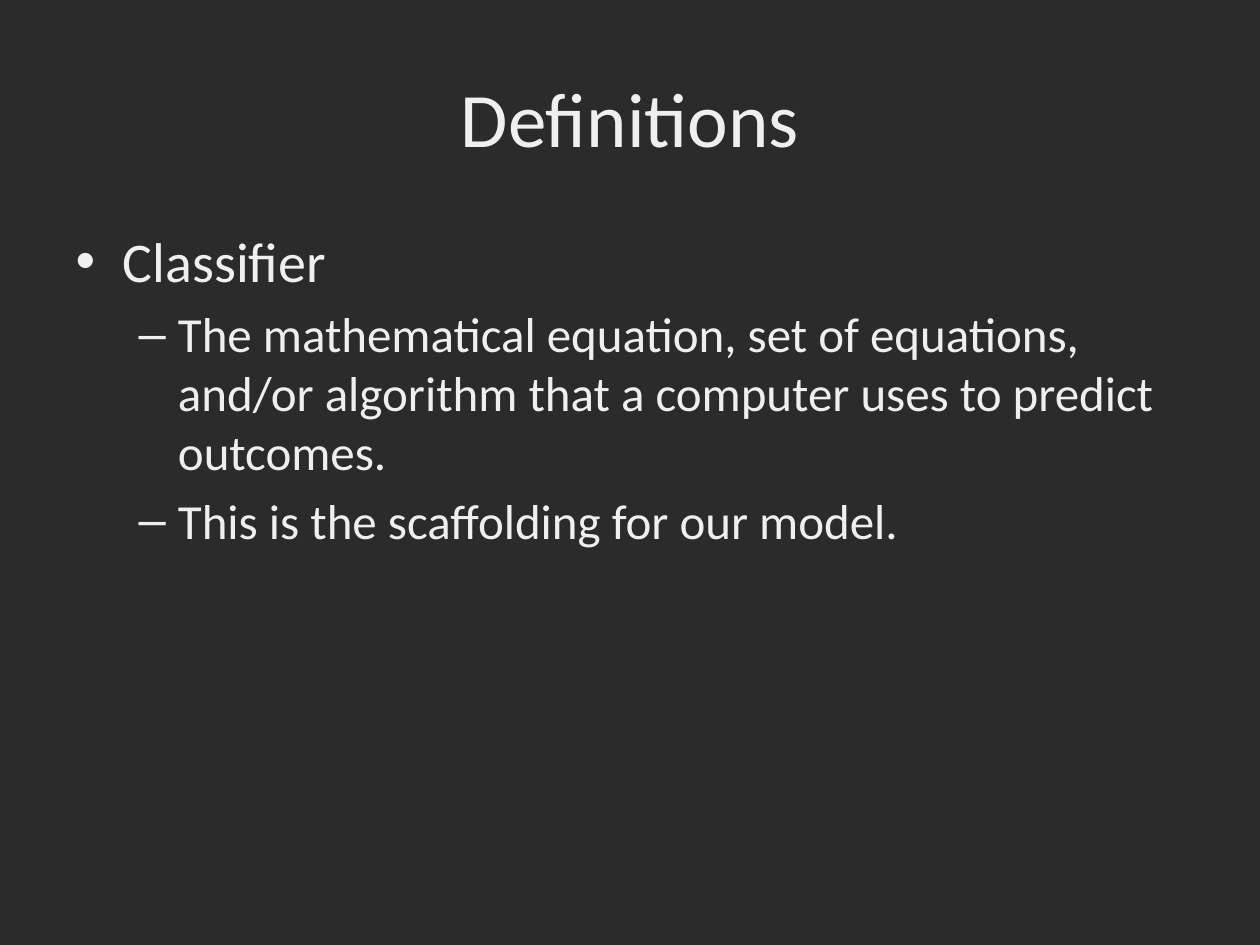
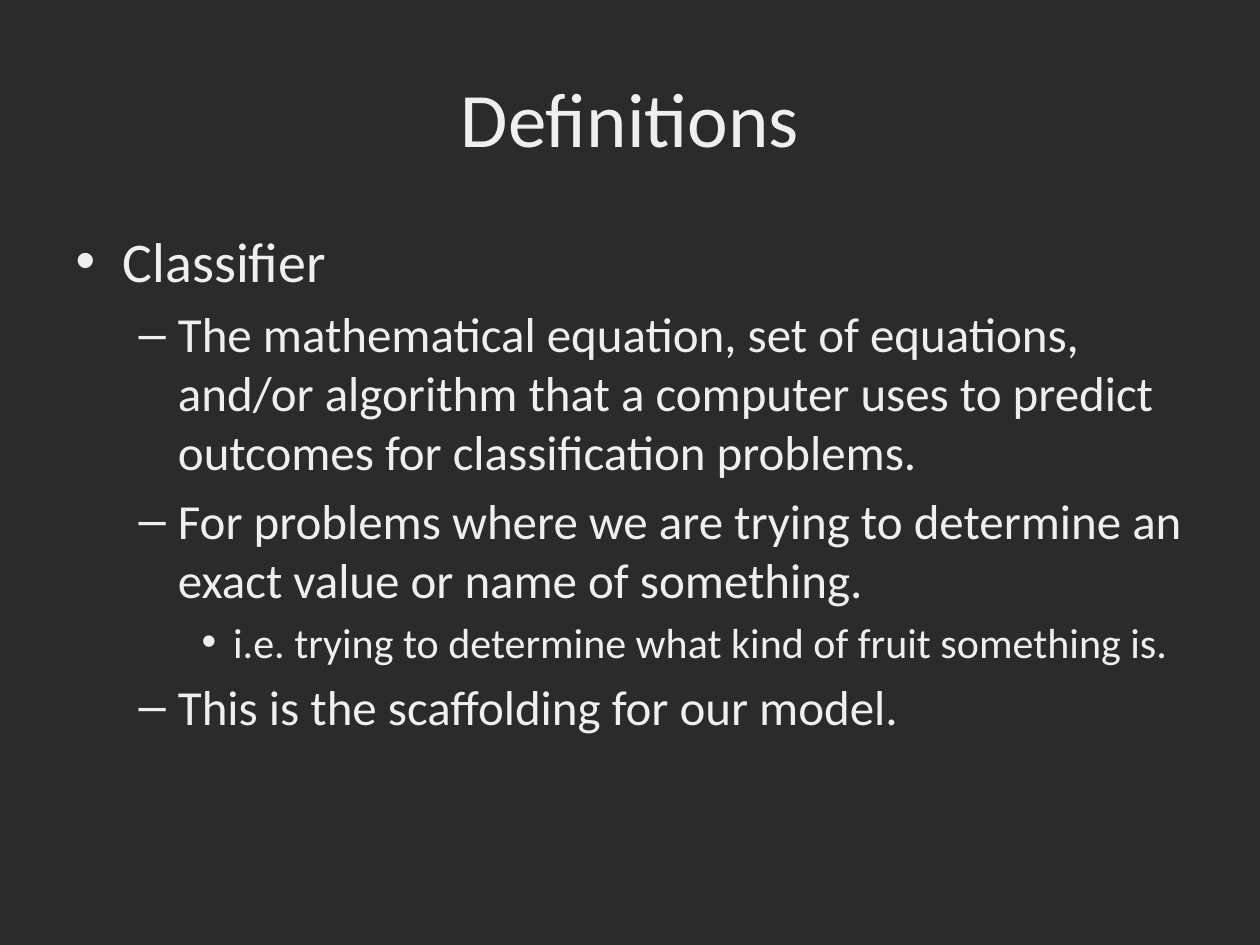
Before and after one commit to dbowmans46/PracticalProgramming, a slide deck: slide 4 of Session 7 - Python/Instructional Material/Session 7 - Python Brief Intro to Machine Learning with Scikit Learn.pptx. Drawn at 1260x945 pixels with LibreOffice and Linux fonts; fonts in the diff are those of the drawing; background and template pictures are left out; a plain dark background stands for a picture behind light text. Boxes give left, top, right and bottom in pixels: in the first picture for what was removed or moved away, otherwise in the second. Text is boxed around its words. In the diff, an @@ line names an element or a change of style, - is before the commit and + after.

```diff
--- a/Session 7 - Python/Instructional Material/Session 7 - Python Brief Intro to Machine Learning with Scikit Learn.pptx
+++ b/Session 7 - Python/Instructional Material/Session 7 - Python Brief Intro to Machine Learning with Scikit Learn.pptx
@@ text at bbox=[178, 318, 1181, 665]: text changed @@
-  – The mathematical equation, set of equations, and/or algorithm that a computer uses to predict outcomes.
+  – The mathematical equation, set of equations, and/or algorithm that a computer uses to predict outcomes for classification problems.
+  – For problems where we are trying to determine an exact value or name of something.
+    • i.e. trying to determine what kind of fruit something is.
```
Also in this commit, not shown: 1 other slide changed, 1 slide added.
